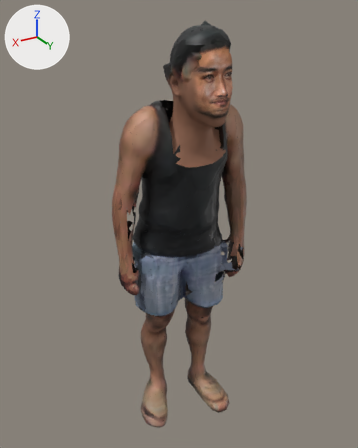
Two versions of the glTF model public/models/ma/nhanvat/tp-041.glb, one commit apart.
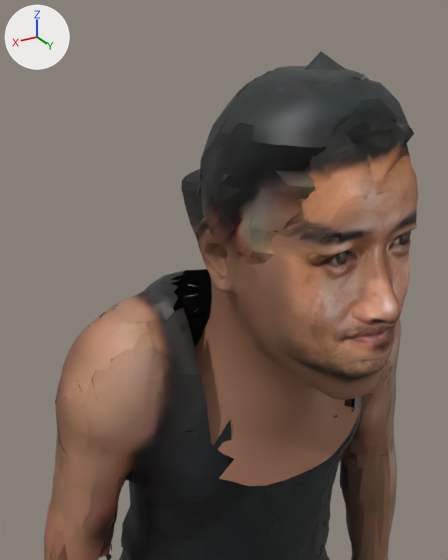
There are two pictures of each version: one whole from a 50 mm lens placed at (0.947, 1.556, 1.721), pointed at (0.009, -0.007, 0.939), one close up from a 50 mm lens placed at (0.384, 0.608, 1.724), pointed at (-0.075, -0.157, 1.341). The lights are fixed; the arrows at upper left show +X, +Y and +Z. The first two pictures are the older version. Vertices at exactly the same position are counted once.

In view in the first close-up: 'Body'.
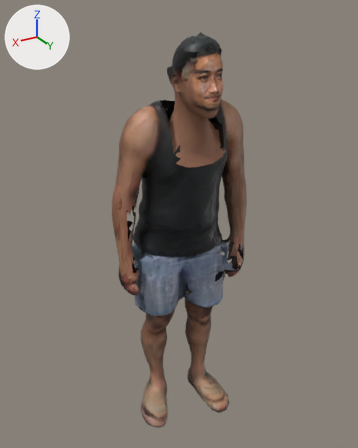
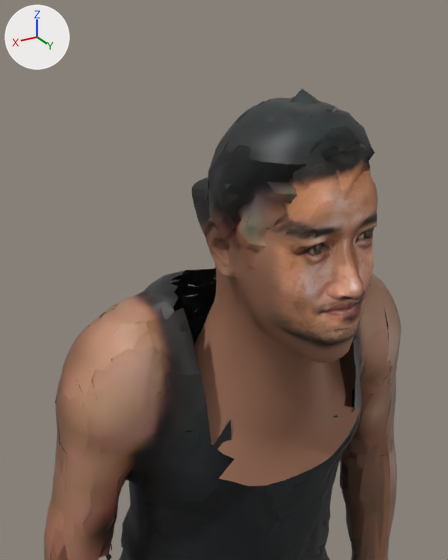
The change, as a diff of the scene's bpy script:
```diff
--- a/public/models/ma/nhanvat/tp-041.glb.py
+++ b/public/models/ma/nhanvat/tp-041.glb.py
@@ me_body @@
 # used by ob_body; location = (0.0, 0.0, 0.0)
-me_body.from_pydata(...)  # 16862 vertices, 23604 faces; spans x -0.28..0.28, y -0.18..0.27, z 0.0..1.69
+me_body.from_pydata(...)  # 16862 vertices, 23604 faces; spans x -0.28..0.28, y -0.18..0.22, z 0.0..1.66
+# me_body part 1: the loose piece of 621 vertices spanning x -0.09..0.1, y 0.02..0.23, z 1.49..1.68 is scaled about its middle by 0.826, then moved by (0.0, -0.02, -0.02)
+# me_body part 2: the loose piece of 362 vertices spanning x -0.05..-0.01, y 0.19..0.24, z 1.52..1.56 is moved by (0.01, -0.04, -0.01)
+# me_body part 3: the loose piece of 362 vertices spanning x 0.03..0.07, y 0.19..0.24, z 1.51..1.55 is moved by (-0.01, -0.04, -0.01)
+# me_body part 4: 4511 of 16862 vertices moved; they spanned x -0.11..0.1, y -0.05..0.27, z 1.33..1.69 and now span x -0.1..0.08, y -0.04..0.22, z 1.34..1.66; mean shift (0.0, -0.03, 0.0); largest move (0.02, 0.22, 1.65) -> (0.01, 0.18, 1.62)
+# other edits to the shape of me_body do not show in these pictures
 me_body.materials.append(mat_body)
```

Boxes [x1, y1, x2, y2] around the edits, measured in the close-ups (448 x 560 px; the box of a moved part takes in the faces that stretch with it):
'Body', reshaped
    before: [44, 51, 418, 560]
    after: [44, 89, 401, 560]
part 1 of me_body, moved or reshaped
    before: [197, 66, 414, 265]
    after: [205, 98, 375, 269]
part 2 of me_body, moved or reshaped (mostly hidden)
    before: [393, 230, 412, 245]
    after: [359, 227, 374, 239]
part 3 of me_body, moved or reshaped
    before: [309, 238, 346, 267]
    after: [292, 233, 322, 256]
part 4 of me_body, moved or reshaped
    before: [181, 51, 418, 409]
    after: [192, 89, 378, 409]
